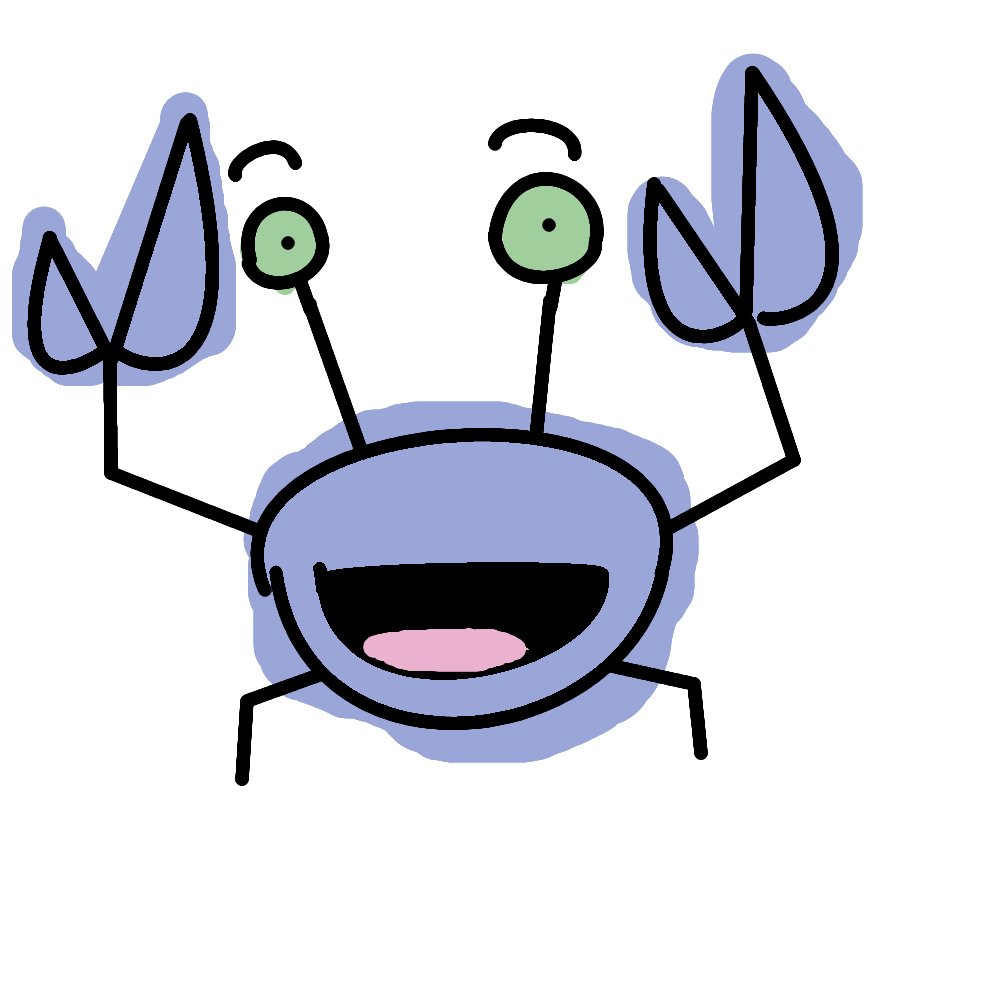
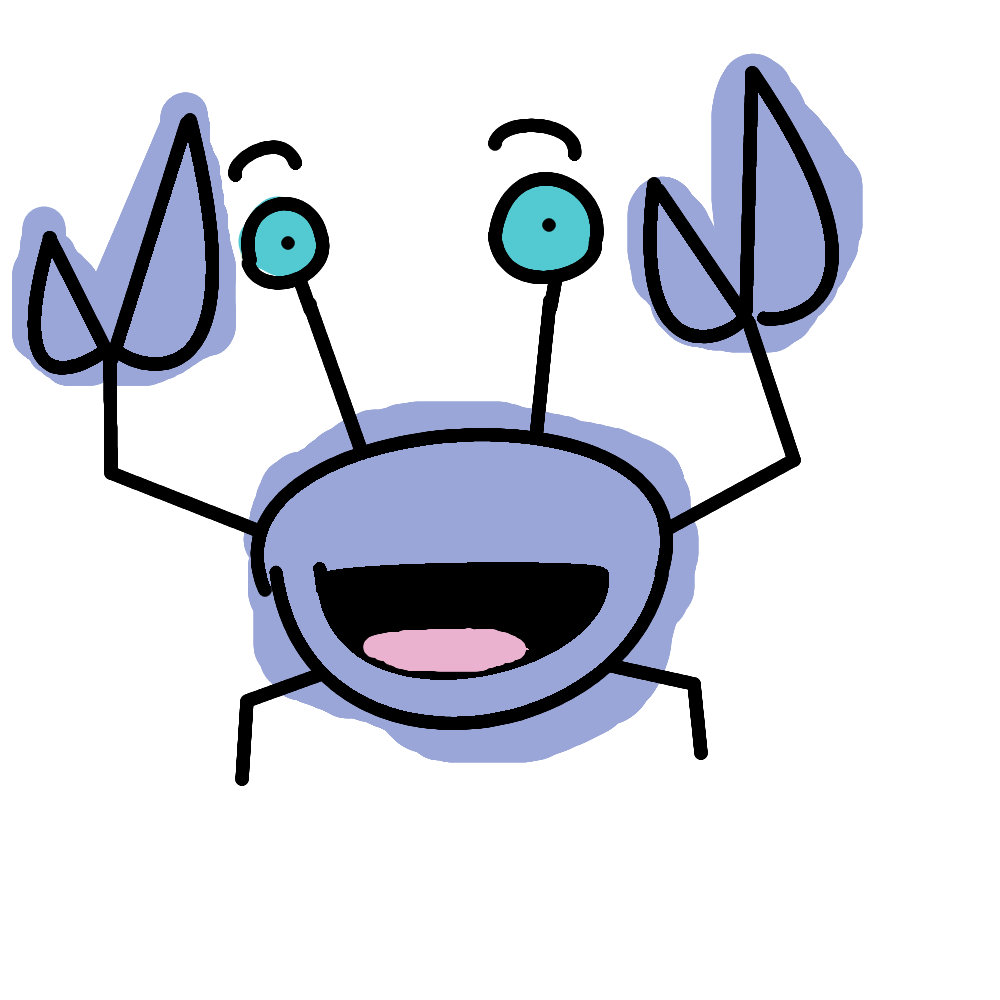
Layers edited between the first and the second 1000×1000 image:
painted on "Layer #1" over [235, 186, 590, 306]
removed layer "Background" over [235, 186, 590, 306]
